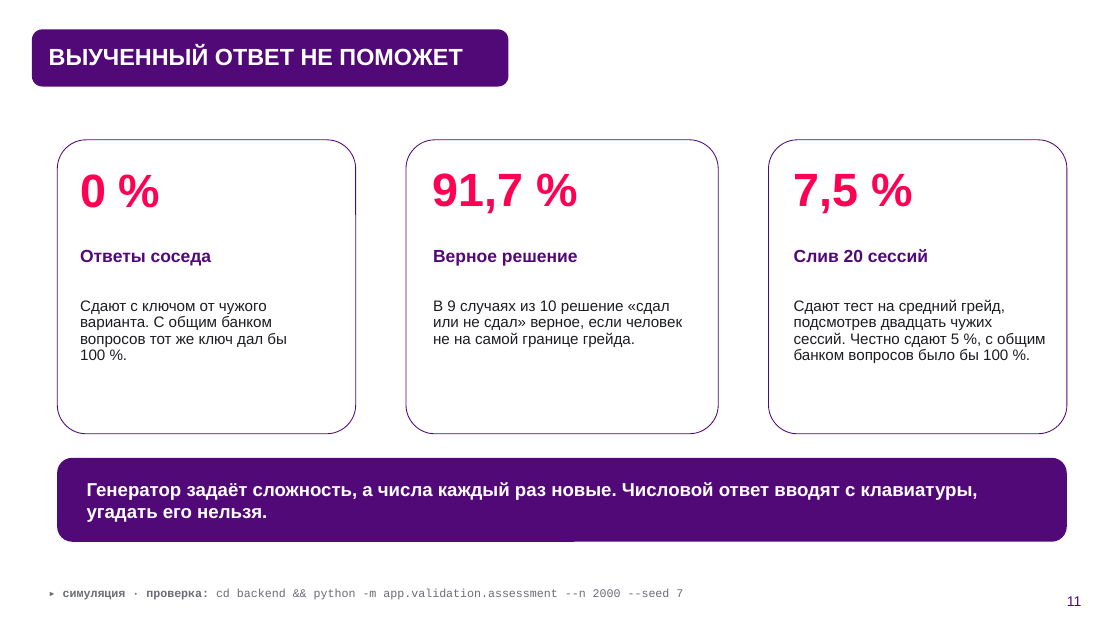
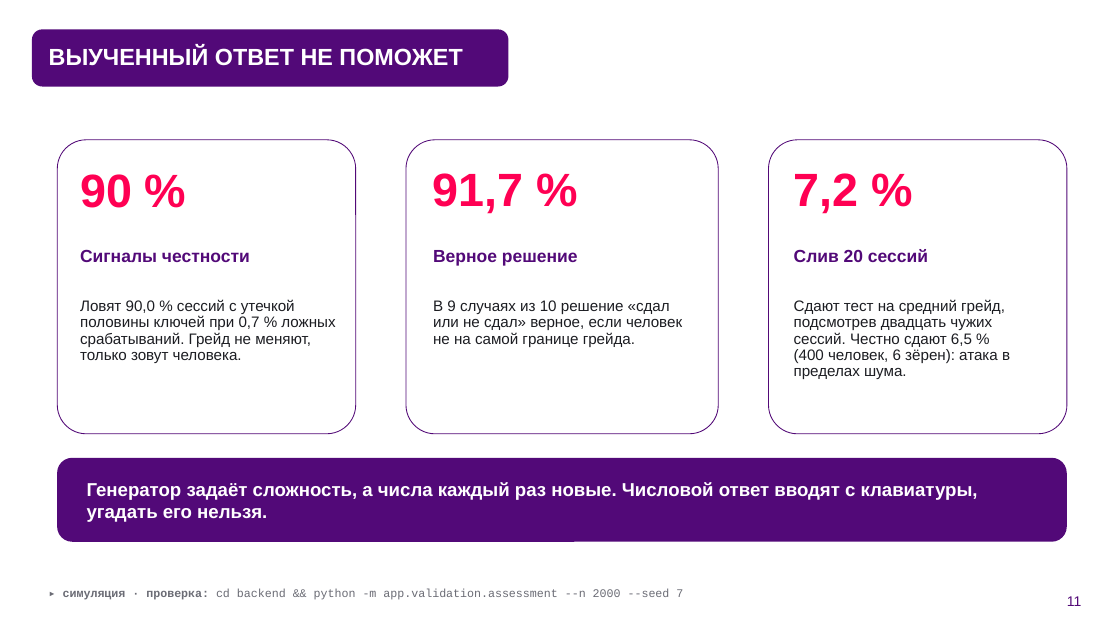
Before and after one commit to KonkovDV/fsp-talent, a slide deck: slide 11 of submission/03-presentation/FSP_Talent_presentation.pptx. Drawn at 1120x630 pixels with LibreOffice and Linux fonts; fonts in the diff are those of the drawing; background and template pictures are left out. Boxes give left, top, right and bottom in pixels: in the first picture for what was removed or moved away, otherwise in the second. Text is boxed around its words. In the diff, an @@ line names an element or a change of style, - is before the commit and + after.

```diff
--- a/submission/03-presentation/FSP_Talent_presentation.pptx
+++ b/submission/03-presentation/FSP_Talent_presentation.pptx
@@ text at [80, 174, 132, 208]: text changed @@
-0 %
+90 %
@@ text at [794, 173, 859, 214]: text changed @@
-7,5 %
+7,2 %
@@ text at [80, 249, 250, 262]: text changed @@
-Ответы соседа
+Сигналы честности
@@ text at [80, 299, 335, 363]: text changed @@
-Сдают с ключом от чужого варианта. С общим банком вопросов тот же ключ дал бы 100 %.
+Ловят 90,0 % сессий с утечкой половины ключей при 0,7 % ложных срабатываний. Грейд не меняют, только зовут человека.
@@ text at [794, 299, 1010, 379]: text changed @@
-Сдают тест на средний грейд, подсмотрев двадцать чужих сессий. Честно сдают 5 %, с общим банком вопросов было бы 100 %.
+Сдают тест на средний грейд, подсмотрев двадцать чужих сессий. Честно сдают 6,5 % (400 человек, 6 зёрен): атака в пределах шума.
```
Also in this commit, not shown: 14 other slides changed, 1 other file.
